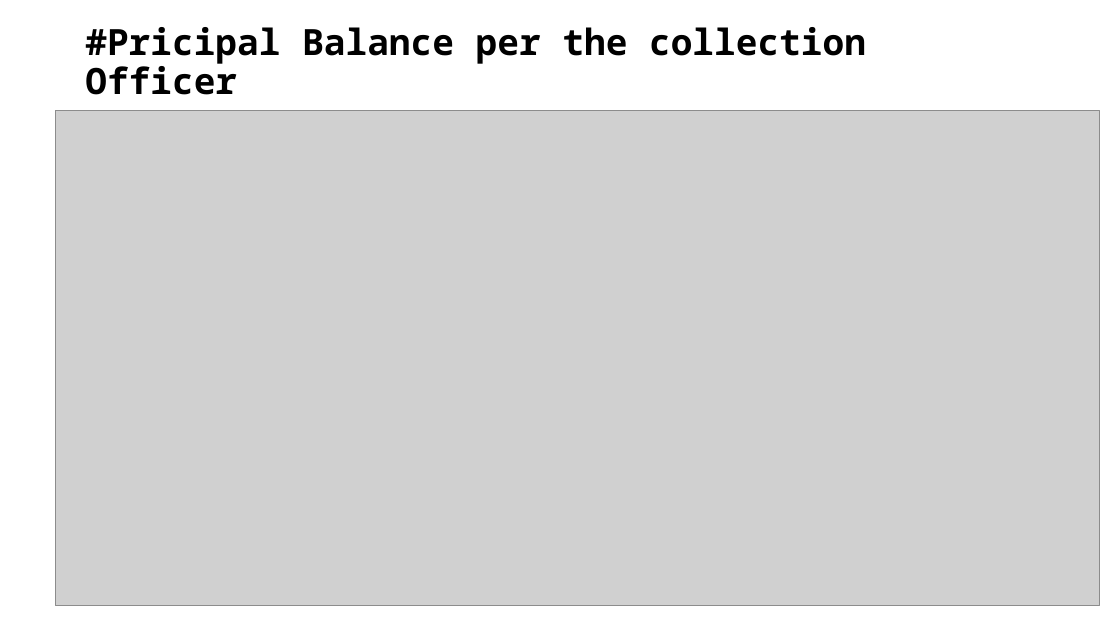
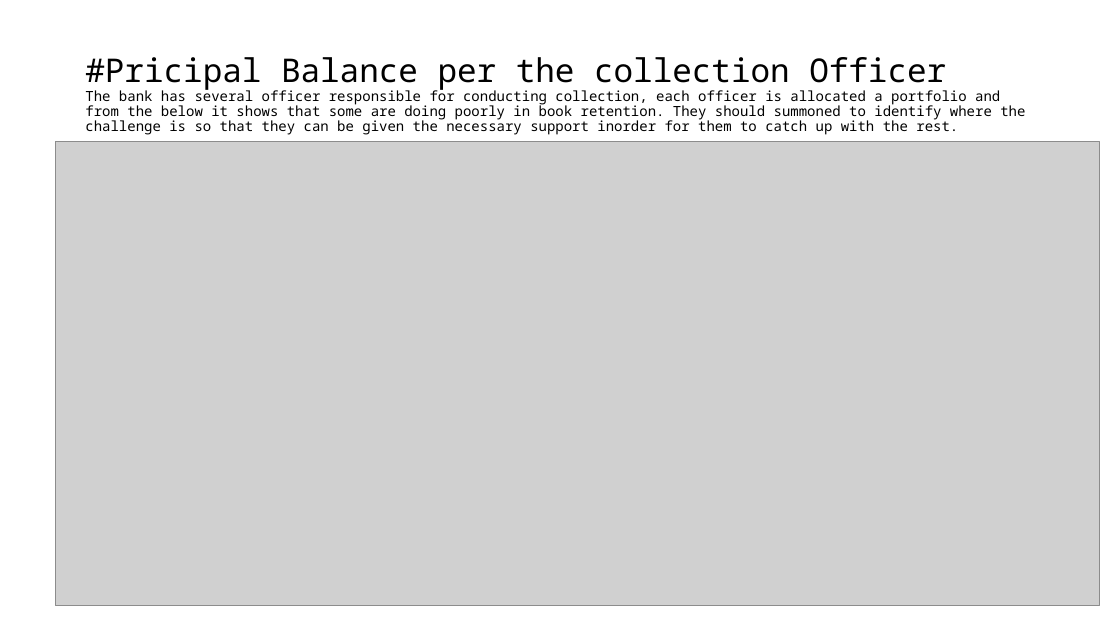
Before and after one commit to 1Wambugu/Final-project, a slide deck: slide 4 of Loan Book Analysis.pptx. Drawn at 1120x630 pixels with LibreOffice and Linux fonts; fonts in the diff are those of the drawing; grey boxes stand for pictures. Boxes give left, top, right and bottom in pixels: in the first picture for what was removed or moved away, otherwise in the second. Text is boxed around its words. In the diff, an @@ line names an element or a change of style, - is before the commit and + after.

```diff
--- a/Loan Book Analysis.pptx
+++ b/Loan Book Analysis.pptx
@@ title at (x1=85, y1=57, x2=1025, y2=135): text changed; size 31 to 12 pt; bold off @@
-#Pricipal Balance per the collection Officer
+#Pricipal Balance per the collection Officer
+The bank has several officer responsible for conducting collection, each officer is allocated a portfolio and from the below it shows that some are doing poorly in book retention. They should summoned to identify where the challenge is so that they can be given the necessary support inorder for them to catch up with the rest.
@@ picture resized from (x1=55, y1=110, x2=1100, y2=606) to (x1=55, y1=141, x2=1100, y2=606) @@
```
Also in this commit, not shown: 5 other slides changed, 1 other file.
